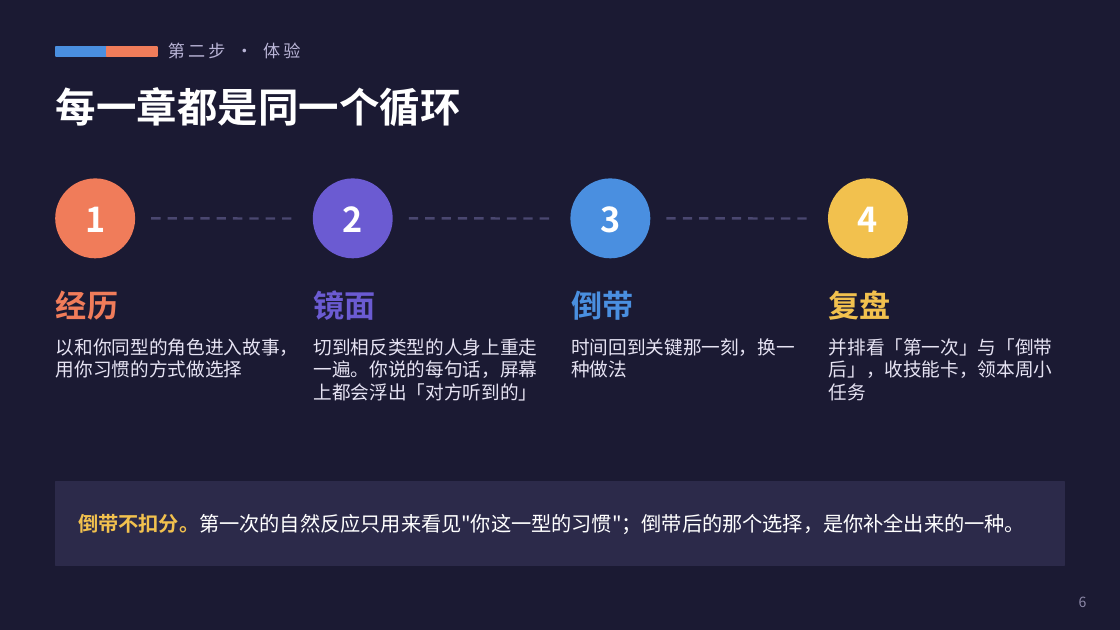
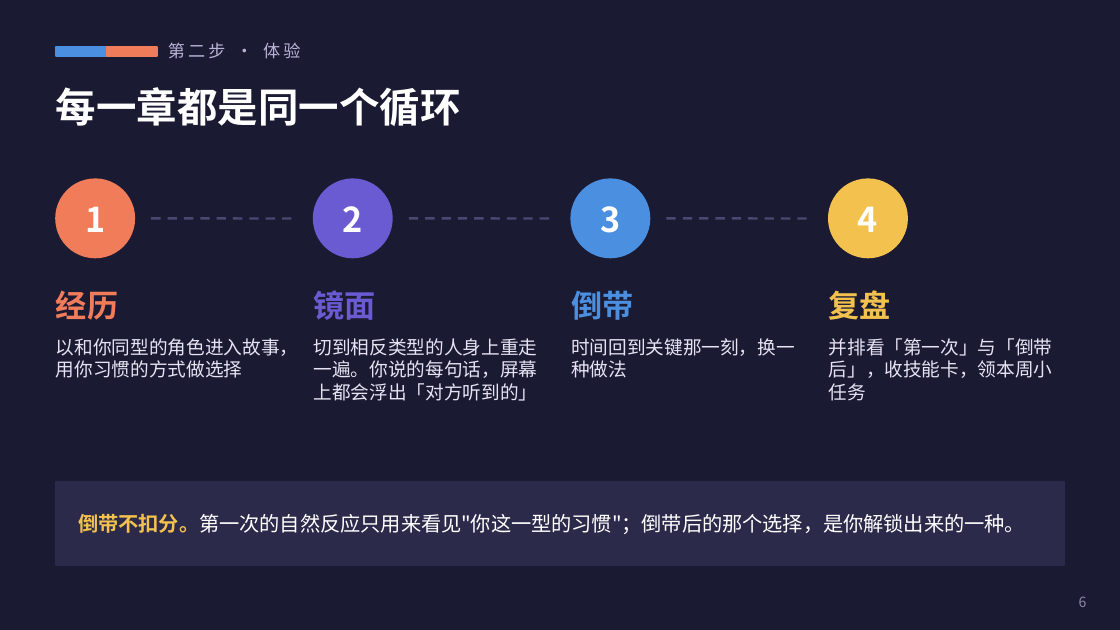
Before and after one commit to YuYuYuZero/overself-ai-edu-game, a slide deck: slide 6 of pitch/Overself-路演.pptx. Drawn at 1120x630 pixels with LibreOffice and Linux fonts; fonts in the diff are those of the drawing. Boxes give left, top, right and bottom in pixels: in the first picture for what was removed or moved away, otherwise in the second. Text is boxed around its words. In the diff, an @@ line names an element or a change of style, - is before the commit and + after.

```diff
--- a/pitch/Overself-路演.pptx
+++ b/pitch/Overself-路演.pptx
@@ text at (78, 514, 1025, 534): text changed @@
-倒带不扣分。第一次的自然反应只用来看见"你这一型的习惯"；倒带后的那个选择，是你补全出来的一种。
+倒带不扣分。第一次的自然反应只用来看见"你这一型的习惯"；倒带后的那个选择，是你解锁出来的一种。
```
Also in this commit, not shown: 9 other slides changed, 19 other files.
